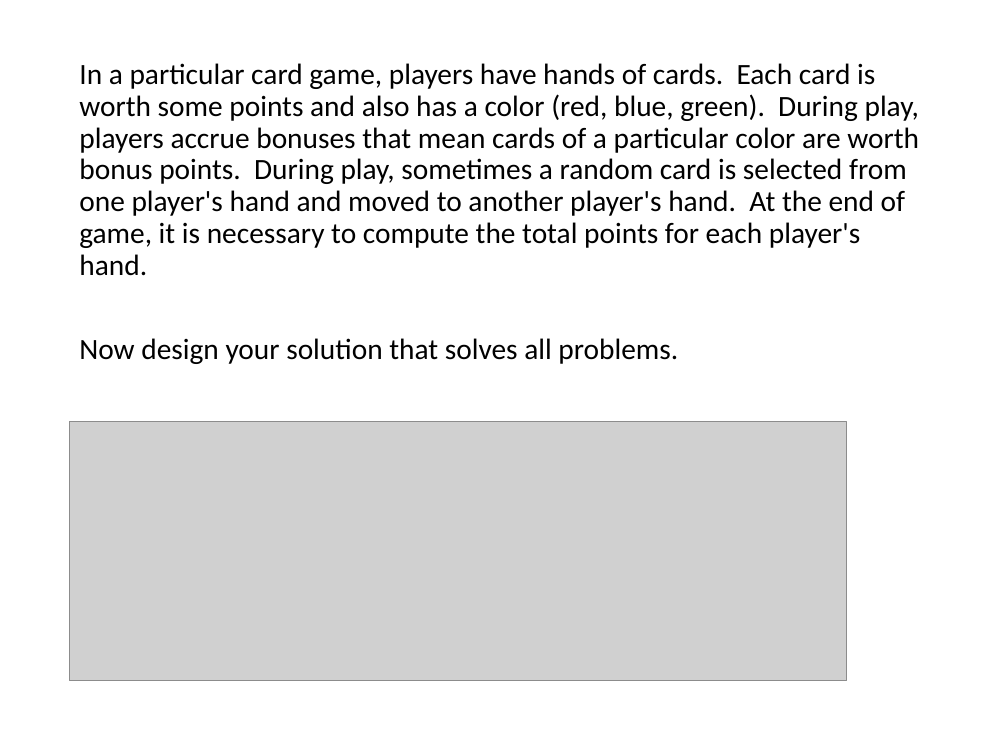
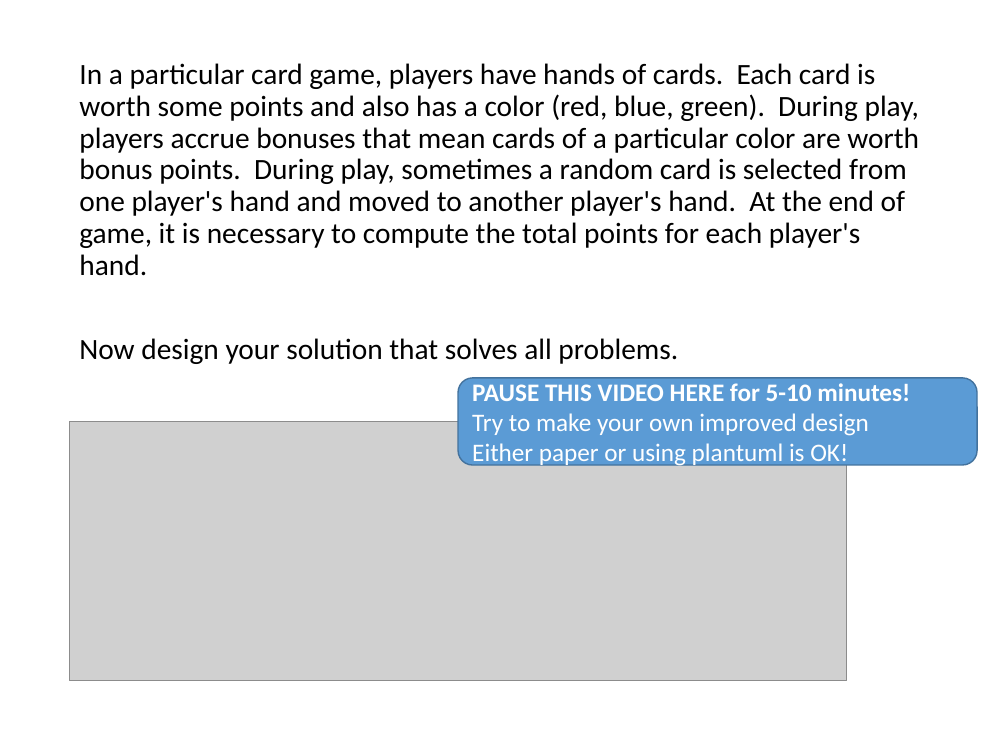
Before and after one commit to RHIT-CSSE/csse220, a slide deck: slide 44 of ClassMaterials/SETechniques/Slides/SoftwareEngineeringTechniques.pptx (slide 39 before the commit). Drawn at 1008x756 pixels with LibreOffice and Linux fonts; fonts in the diff are those of the drawing; grey boxes stand for pictures. Boxes give left, top, right and bottom in pixels: in the first picture for what was removed or moved away, otherwise in the second. Text is boxed around its words. In the diff, an @@ line names an element or a change of style, - is before the commit and + after.

```diff
--- a/ClassMaterials/SETechniques/Slides/SoftwareEngineeringTechniques.pptx
+++ b/ClassMaterials/SETechniques/Slides/SoftwareEngineeringTechniques.pptx
@@ rounded rectangle added at [458,378,977,465], fill #5B9BD5, outline #43739E 1 pt, 18 pt, text #FFFFFF @@
+PAUSE THIS VIDEO HERE for 5-10 minutes!
+Try to make your own improved design
+Either paper or using plantuml is OK!
```
Also in this commit, not shown: 16 other slides changed, 6 slides added, 1 other file.
